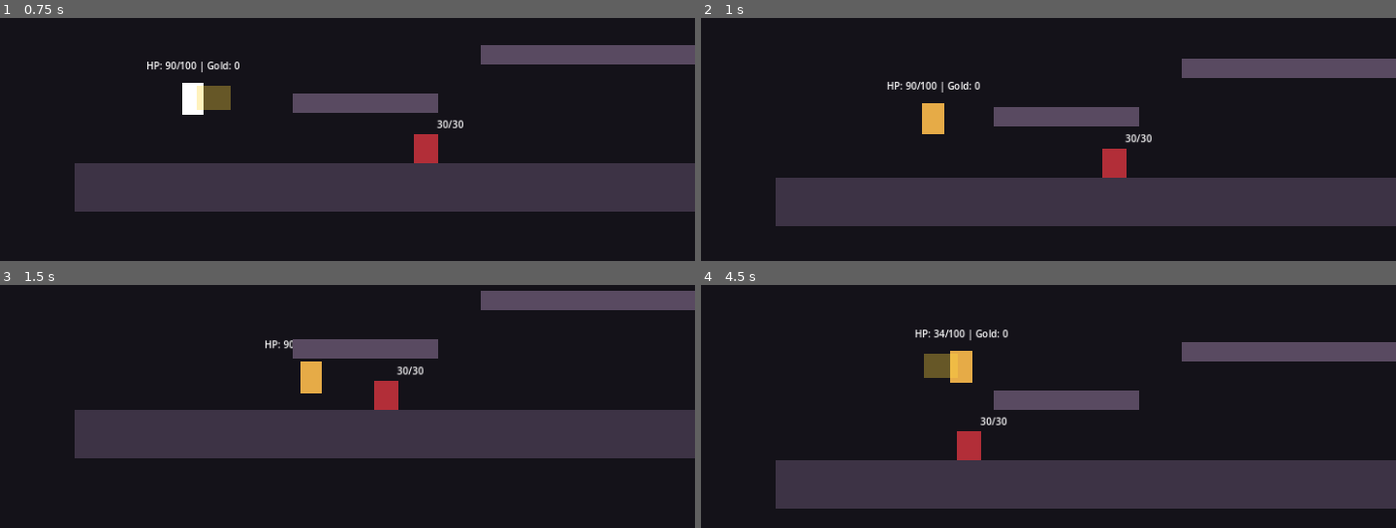
Above: before the commit, frames 1-4 (two rows, left to right).
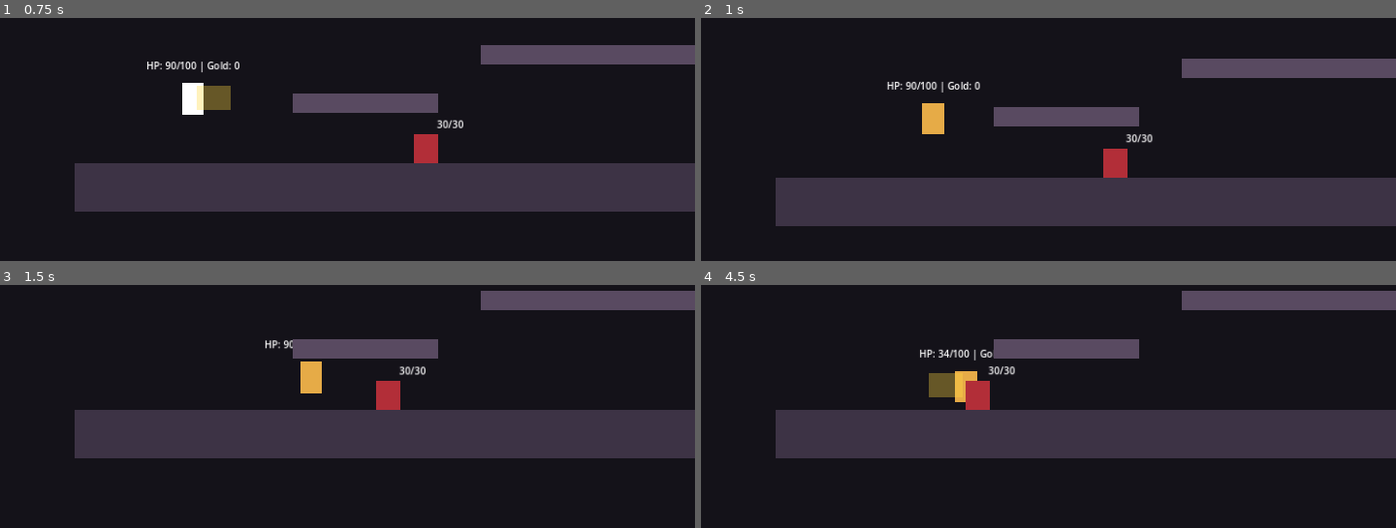
Above: after the commit, the same moments.

Repository: 98longq/relicbound
Game: Godot game, scene res://scenes/levels/test_level.tscn
Two runs of this game, one before a commit and one after it. Both use one fixed random seed, a clock stepped at 60 frames per second and the inputs below.
Inputs (mouse positions are in pixels of both pictures, inside the frame that each line leads up to):
- Up to frame 1 (0.75 s): tap Enter (ui_accept) at 0.5 s; move the mouse to (479, 83) at 0.52 s; hold Right (ui_right) from 0.53 s (still down); hold R from 0.53 s (still down); click (479, 83) at 0.67 s
- Up to frame 2 (1 s): keep holding Right (ui_right); keep holding R; tap Enter (ui_accept) at 0.77 s
- Up to frame 3 (1.5 s): keep holding Right (ui_right); move the mouse to (152, 394) at 1.27 s; release R at 1.28 s; tap Space at 1.35 s
- Up to frame 4 (4.5 s): tap Enter (ui_accept) at 1.52, 3.02, 3.77 s; move the mouse to (outside the picture) at 2.02 s; release Right (ui_right) at 2.03 s; hold Left (ui_left) 2.03-2.78 s; hold J 2.03-2.78 s; move the mouse to (972, 459) at 2.77 s; hold Right (ui_right) 2.78-4.28 s; tap R at 2.85 s; click (972, 459) at 2.92 s; move the mouse to (1243, 438) at 3.52 s; hold Space 3.53-4.28 s; move the mouse to (777, 306) at 4.27 s; hold Left (ui_left) from 4.28 s (still down); tap J at 4.35 s

Frame 1 is identical in both runs. In frame 2, 0.1% of the frame differs, in the area x 57-65%, y 47-66%; in frame 3, 0.2%; in frame 4, 46%, in the area x 10-100%, y 2-93%.

Commit message:
Configure M3 test enemy loot

Diff:
--- a/scenes/enemies/test_enemy.tscn
+++ b/scenes/enemies/test_enemy.tscn
@@ -1,6 +1,7 @@
-[gd_scene load_steps=3 format=3]
+[gd_scene load_steps=4 format=3]
 
 [ext_resource type="Script" path="res://scripts/enemies/enemy_base.gd" id="1_enemy_base"]
+[ext_resource type="PackedScene" path="res://scenes/items/pickup_gold.tscn" id="2_pickup_gold"]
 
 [sub_resource type="RectangleShape2D" id="RectangleShape2D_enemy"]
 size = Vector2(40, 48)
@@ -8,6 +9,11 @@
 [node name="TestEnemy" type="CharacterBody2D"]
 script = ExtResource("1_enemy_base")
 max_health = 30
+move_speed = 85.0
+attack_damage = 8
+attack_cooldown = 0.85
+loot_scene = ExtResource("2_pickup_gold")
+loot_drop_chance = 1.0
 
 [node name="Visual" type="ColorRect" parent="."]
 offset_left = -20.0
